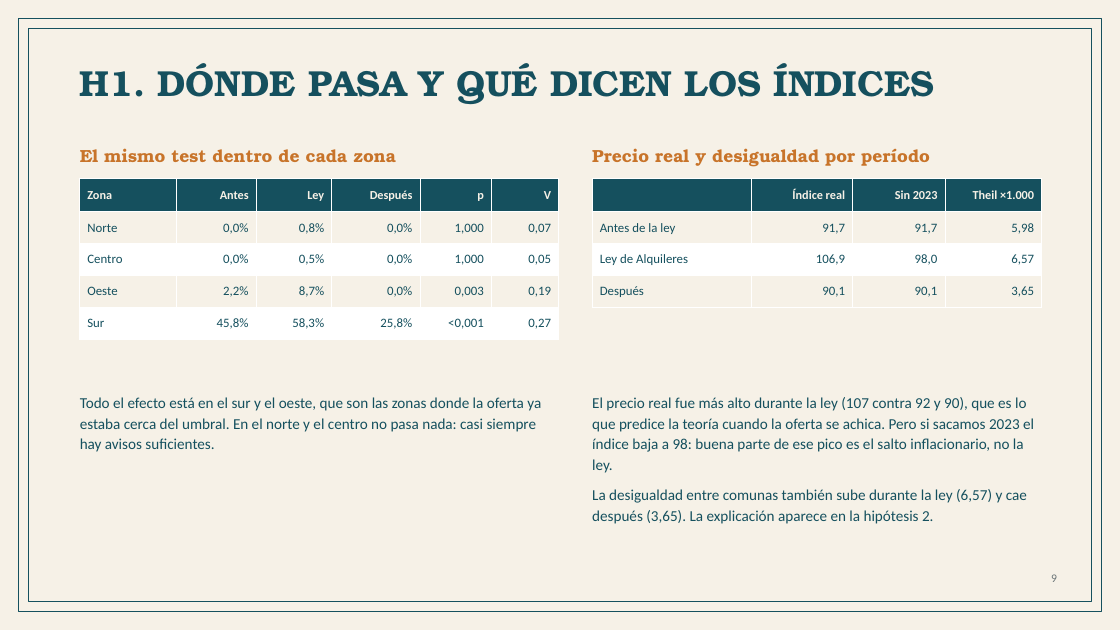
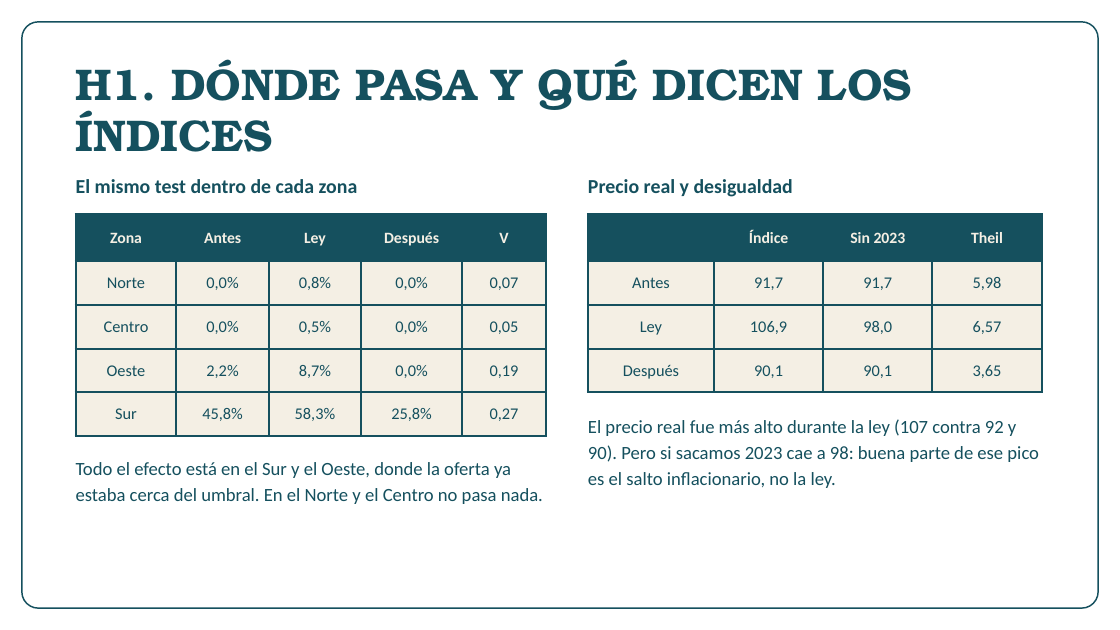
Before and after one commit to n4chogarcia-eng/tp_alquileres_caba, a slide deck: slide 10 of TP_instancia2_alquileres_CABA.pptx. Drawn at 1120x630 pixels with LibreOffice and Linux fonts; fonts in the diff are those of the drawing; background and template pictures are left out. Boxes give left, top, right and bottom in pixels: in the first picture for what was removed or moved away, otherwise in the second. Text is boxed around its words. In the diff, an @@ line names an element or a change of style, - is before the commit and + after.

```diff
--- a/TP_instancia2_alquileres_CABA.pptx
+++ b/TP_instancia2_alquileres_CABA.pptx
@@ rectangle removed at [0,0,1120,630] @@
@@ rounded rectangle: place and size @@
-rounded rectangle at [18,18,1102,612]
+rounded rectangle at [22,22,1098,608]
@@ rounded rectangle at [22,22,1098,608]: rectangle to rounded rectangle; outline #15505E 1 pt to #15505E 1.25 pt @@
@@ rectangle removed at [29,29,1091,602] @@
@@ text "H1. DÓNDE PASA Y QUÉ ..." at [76,59,912,152]: size 31 to 38 pt; line spacing 0.98 to 0.95 @@
@@ text "El mismo test dentro de ...": place and size @@
-text "El mismo test dentro de ..." at [80,148,396,162]
+text "El mismo test dentro de ..." at [76,179,358,193]
@@ text "El mismo test dentro de ..." at [76,179,358,193]: size 15 to 17 pt, font TeX Gyre Bonum to Calibri, text colour #C8742A to #15505E; line spacing 1.12 to 1.16; more space between paragraphs @@
@@ text at [588,179,793,197]: text changed; size 15 to 17 pt; font TeX Gyre Bonum to Calibri; text colour #C8742A to #15505E @@
-Precio real y desigualdad por período
+Precio real y desigualdad
@@ table at [76,214,546,436] @@
-column 5: p | 1,000 | 1,000 | 0,003 | <0,001
@@ table: place and size @@
-table at [80,178,559,339]
+table at [76,214,546,436]
@@ table at [588,214,1042,392] @@
-row 1, column 2: Índice real
+row 1, column 2: Índice
-row 1, column 4: Theil ×1.000
+row 1, column 4: Theil
-row 2, column 1: Antes de la ley
+row 2, column 1: Antes
-row 3, column 1: Ley de Alquileres
+row 3, column 1: Ley
@@ fill #F6F1E7 to #F4EFE4 in 8 cells @@
@@ fill #FFFFFF to #F4EFE4 in row 3 @@
@@ size 10.5 to 13.5 pt, text colour #F6F1E7 to #F4EFE4 in "Sin 2023" @@
@@ size 11 to 14 pt in "91,7", "91,7", "5,98", "106,9" and 6 more places @@
@@ alignment right to centre @@
@@ line spacing 1 to 1.02 @@
@@ alignment left to centre @@
@@ borders changed @@
@@ table: place and size @@
-table at [592,178,1042,308]
+table at [588,214,1042,392]
@@ text at [588,419,1039,488]: text changed; size 13 to 16 pt @@
-El precio real fue más alto durante la ley (107 contra 92 y 90), que es lo que predice la teoría cuando la oferta se achica. Pero si sacamos 2023 el índice baja a 98: buena parte de ese pico es el salto inflacionario, no la ley.
-La desigualdad entre comunas también sube durante la ley (6,57) y cae después (3,65). La explicación aparece en la hipótesis 2.
+El precio real fue más alto durante la ley (107 contra 92 y 90). Pero si sacamos 2023 cae a 98: buena parte de ese pico es el salto inflacionario, no la ley.
@@ text at [76,462,543,504]: text changed; size 13 to 16 pt @@
-Todo el efecto está en el sur y el oeste, que son las zonas donde la oferta ya estaba cerca del umbral. En el norte y el centro no pasa nada: casi siempre hay avisos suficientes.
+Todo el efecto está en el Sur y el Oeste, donde la oferta ya estaba cerca del umbral. En el Norte y el Centro no pasa nada.
@@ text removed at [1051,574,1057,582] @@
-9
```
Also in this commit, not shown: 13 other slides changed, 2 slides added, 2 slides removed, 5 other files.
